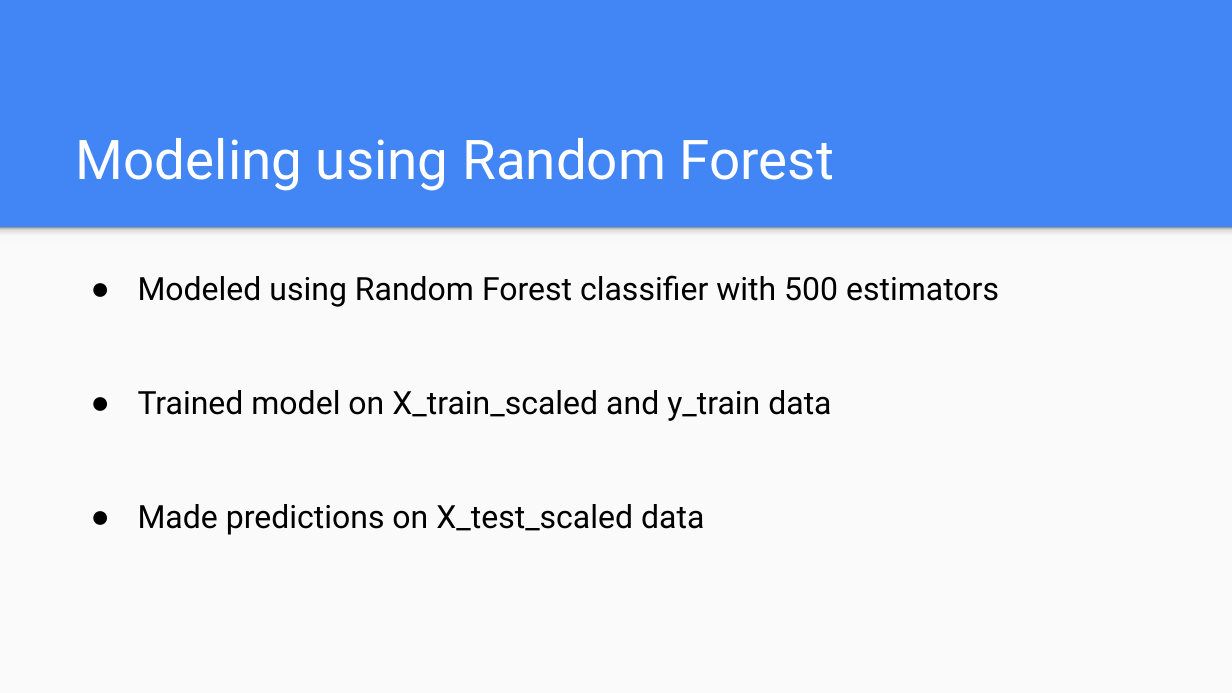
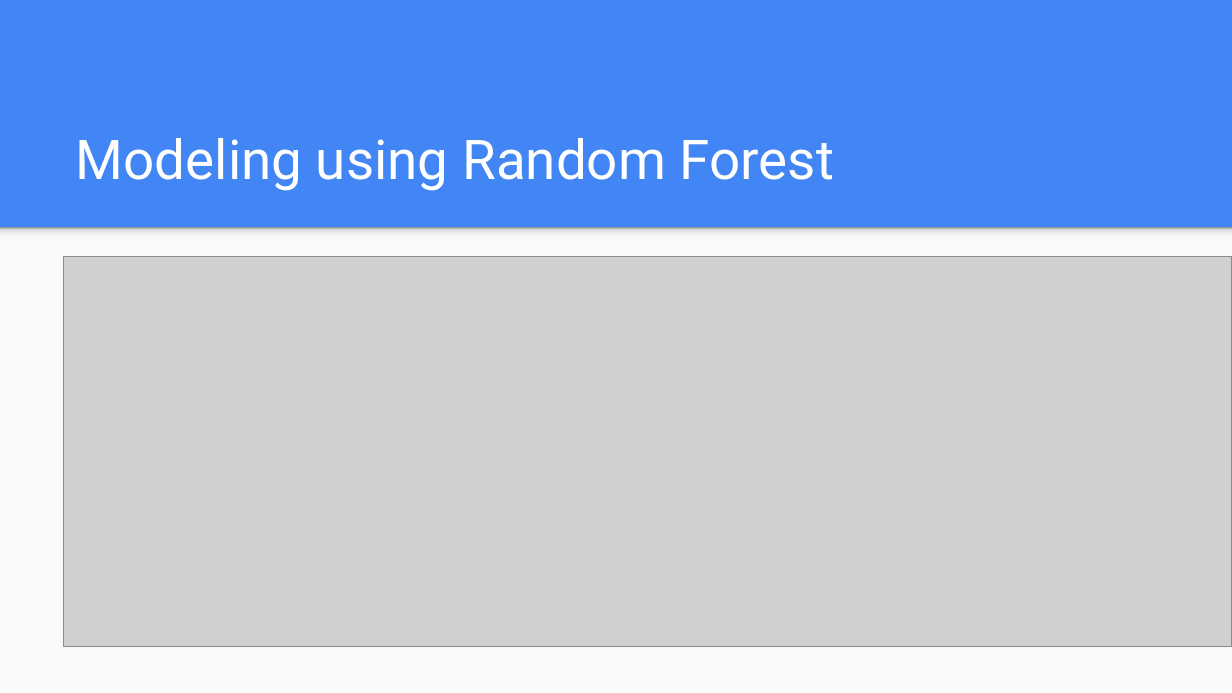
Before and after one commit to apakuki/FinTechBC-Project2, a slide deck: slide 16 of Customer Churn Prediction.pptx. Drawn at 1232x693 pixels with LibreOffice and Linux fonts; fonts in the diff are those of the drawing; grey boxes stand for pictures. Boxes give left, top, right and bottom in pixels: in the first picture for what was removed or moved away, otherwise in the second. Text is boxed around its words. In the diff, an @@ line names an element or a change of style, - is before the commit and + after.

```diff
--- a/Customer Churn Prediction.pptx
+++ b/Customer Churn Prediction.pptx
@@ picture added at (x1=64, y1=256, x2=1232, y2=646) @@
@@ text removed at (x1=138, y1=275, x2=999, y2=535) @@
-● Modeled using Random Forest classifier with 500 estimators
-● Trained model on X_train_scaled and y_train data
-● Made predictions on X_test_scaled data
```
Also in this commit, not shown: 8 other slides changed, 3 slides added, 4 slides removed, 1 other file.
